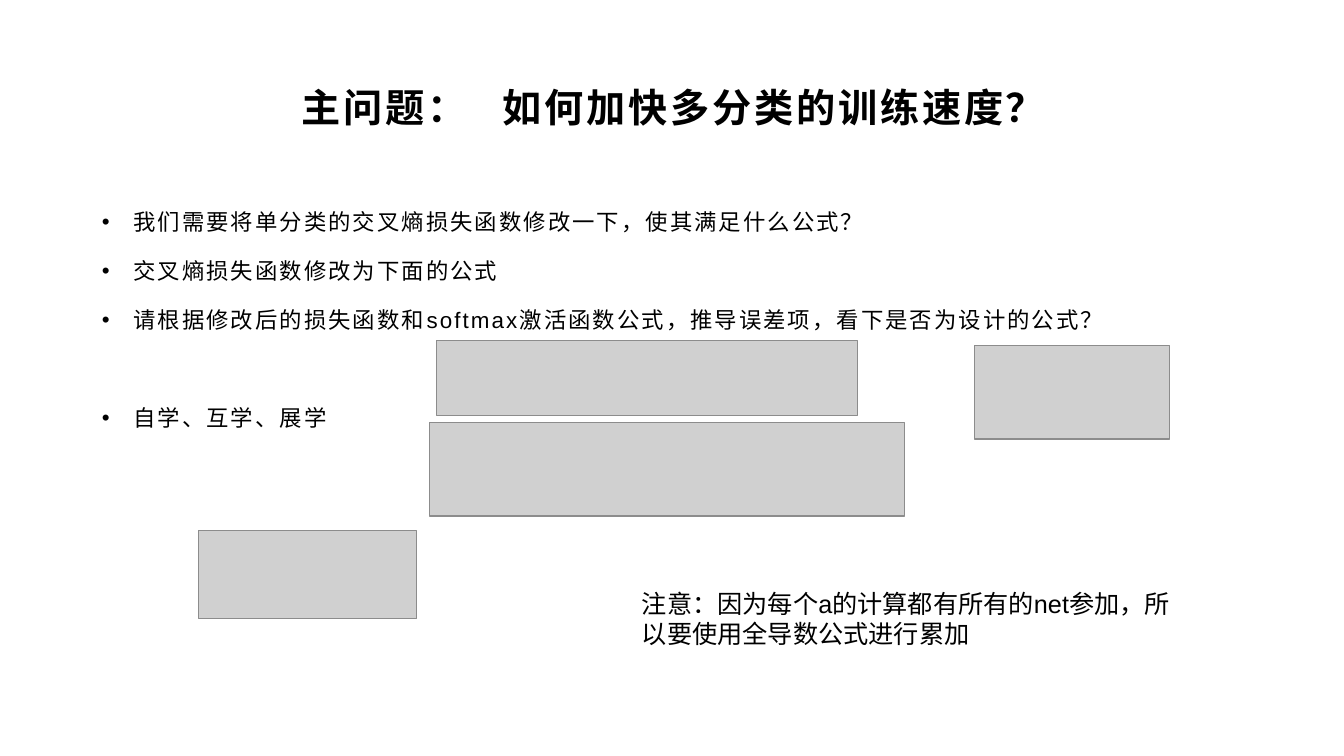
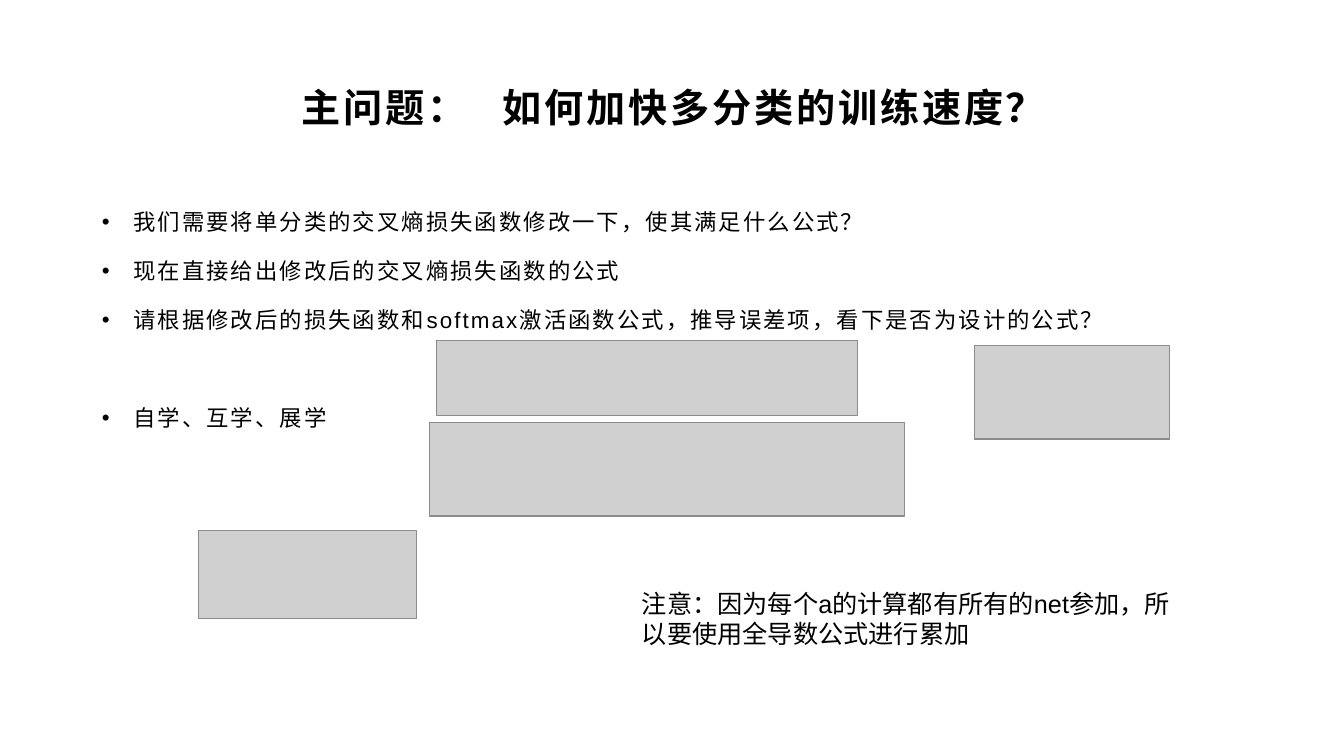
Before and after one commit to yyc-git/DeepLearningEdu, a slide deck: slide 17 of lessons/6_softmax/ppt/使用交叉熵损失函数和Softmax激活函数.pptx. Drawn at 1344x756 pixels with LibreOffice and Linux fonts; fonts in the diff are those of the drawing; grey boxes stand for pictures; background and template pictures are left out. Boxes give left, top, right and bottom in pixels: in the first picture for what was removed or moved away, otherwise in the second. Text is boxed around its words. In the diff, an @@ line names an element or a change of style, - is before the commit and + after.

```diff
--- a/lessons/6_softmax/ppt/使用交叉熵损失函数和Softmax激活函数.pptx
+++ b/lessons/6_softmax/ppt/使用交叉熵损失函数和Softmax激活函数.pptx
@@ text at (133, 260, 619, 281): text changed @@
-• 交叉熵损失函数修改为下面的公式
+• 现在直接给出修改后的交叉熵损失函数的公式
```
Also in this commit, not shown: 3 other slides changed.
